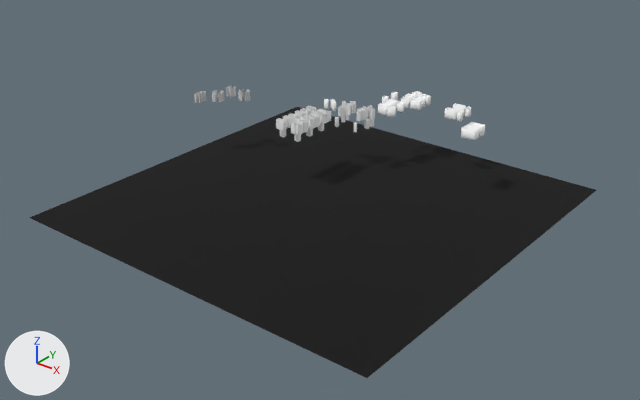
Renders of the Blender file vehicles/common/seoil_quantum_v/TextureBaker/seoil_framebody_texmaker.blend from each side of a commit.
The view is the same before and after, from a 50 mm lens placed at (6.93, -6.19, 3.37), pointed at (2.11, -0.17, -0.36). Every picture has the same lights, and +X, +Y and +Z are marked at lower left.

Names of what the first picture shows: 'Plane', 'seoil_quantum_v_mr_deco', 'seoil_quantum_v_mr_deco.001', 'seoil_quantum_v_mr_deco.002', 'seoil_quantum_v_mr_deco2'.
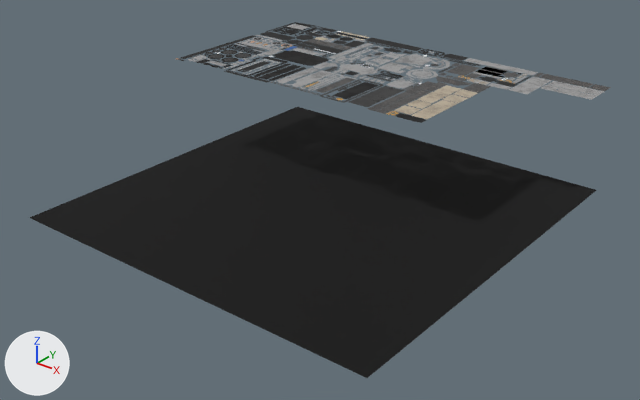
Location of each change, [x1, y1, x2, y2] in pixels of the pictures (640 x 400 px):
'seoil_quantum_v_b', added: after [181, 22, 611, 123]
    faces in mat_metal_block: [188, 24, 604, 100]
    faces in mat_metal_black: [197, 23, 426, 123]
    faces in mat_metal_exhaust: [270, 39, 611, 114]
    faces in mat_plastic_black: [181, 22, 532, 87]
    faces in mat_liquid_coolant: [314, 31, 478, 119]
'seoil_quantum_v_mr_deco', deleted: before [194, 86, 361, 142]
'seoil_quantum_v_mr_deco2', deleted: before [324, 91, 485, 140]
'seoil_quantum_v_mr_deco.002', deleted: before [357, 105, 375, 129]
'seoil_quantum_v_mr_deco.001', deleted: before [341, 101, 356, 122]

Edits to the bpy script that builds the scene:
```text
Add mat_metal_block:
    mat_metal_block = bpy.data.materials.new('metal_block')
    # colours: grey #9b9b9b, grey #8c8c8c, grey #767676
    # uses the picture img_texture_metal_png
Add mat_metal_turbo:
    mat_metal_turbo = bpy.data.materials.new('metal_turbo')
    # colours: grey #a3a3a3, grey #8c8577, beige #b69e87
    # uses the picture img_texture_metal_png
Add mat_metal_exhaust:
    mat_metal_exhaust = bpy.data.materials.new('metal_exhaust')
    # colours: dark grey #565454, black #434343, dark grey #645f5c
    # uses the picture img_texture_metal_png
Add mat_metal_copper:
    mat_metal_copper = bpy.data.materials.new('metal_copper')
    # colours: brown #98744a, orange #bf8766, orange #b68b62
    # uses the picture img_texture_metal_png
Add mat_plastic_black:
    mat_plastic_black = bpy.data.materials.new('plastic_black')
    # colours: black #1b1b1b
    # uses the picture img_texture_plastic_noise_png
Add mat_liquid_coolant:
    mat_liquid_coolant = bpy.data.materials.new('liquid_coolant')
    # colours: beige #b9ac96, brown #938877
    # uses the picture img_texture_metal_png
Add mat_metal_black_enginecover:
    mat_metal_black_enginecover = bpy.data.materials.new('metal_black_enginecover')
    # colours: black #323232, black #3f3f3f, black #181411
    # uses the picture img_texture_metal_png
Add mat_metal_black:
    mat_metal_black = bpy.data.materials.new('metal_black')
    # colours: black #1d1d1d, black #000000, black #181411
    # uses the picture img_texture_metal_png
Remove ob_seoil_quantum_v_mr_deco:
    ob_seoil_quantum_v_mr_deco = bpy.data.objects.new('seoil_quantum_v_mr_deco', me_curve_003)
Remove ob_seoil_quantum_v_mr_deco_001:
    ob_seoil_quantum_v_mr_deco_001 = bpy.data.objects.new('seoil_quantum_v_mr_deco.001', me_curve_006)
Remove ob_seoil_quantum_v_mr_deco_002:
    ob_seoil_quantum_v_mr_deco_002 = bpy.data.objects.new('seoil_quantum_v_mr_deco.002', me_curve_006)
Remove ob_seoil_quantum_v_mr_deco2:
    ob_seoil_quantum_v_mr_deco2 = bpy.data.objects.new('seoil_quantum_v_mr_deco2', me_curve_004)
Add ob_seoil_quantum_v_b:
    ob_seoil_quantum_v_b = bpy.data.objects.new('seoil_quantum_v_b', me_curve_027)  # 11741 vertices, 8458 faces; spans x 0.01..3.99, y 0.01..1.99, z 0.0; in mat_oilfilter (blue #245494), mat_liquidlid (orange #b98a35), mat_svgmat (black #000000)
    ob_seoil_quantum_v_b.location = (0.0, 0.0, 0.6)
```
